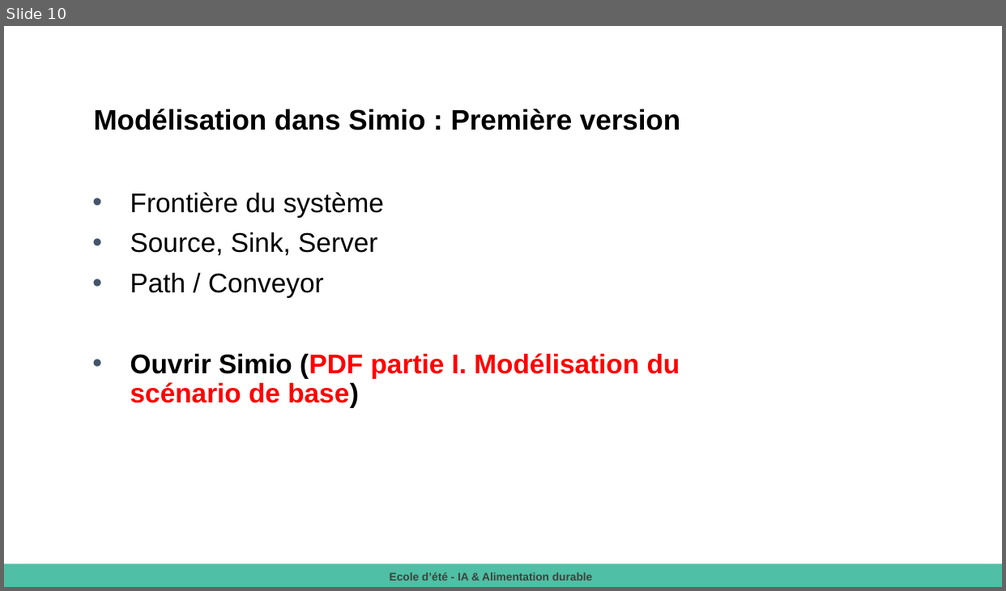
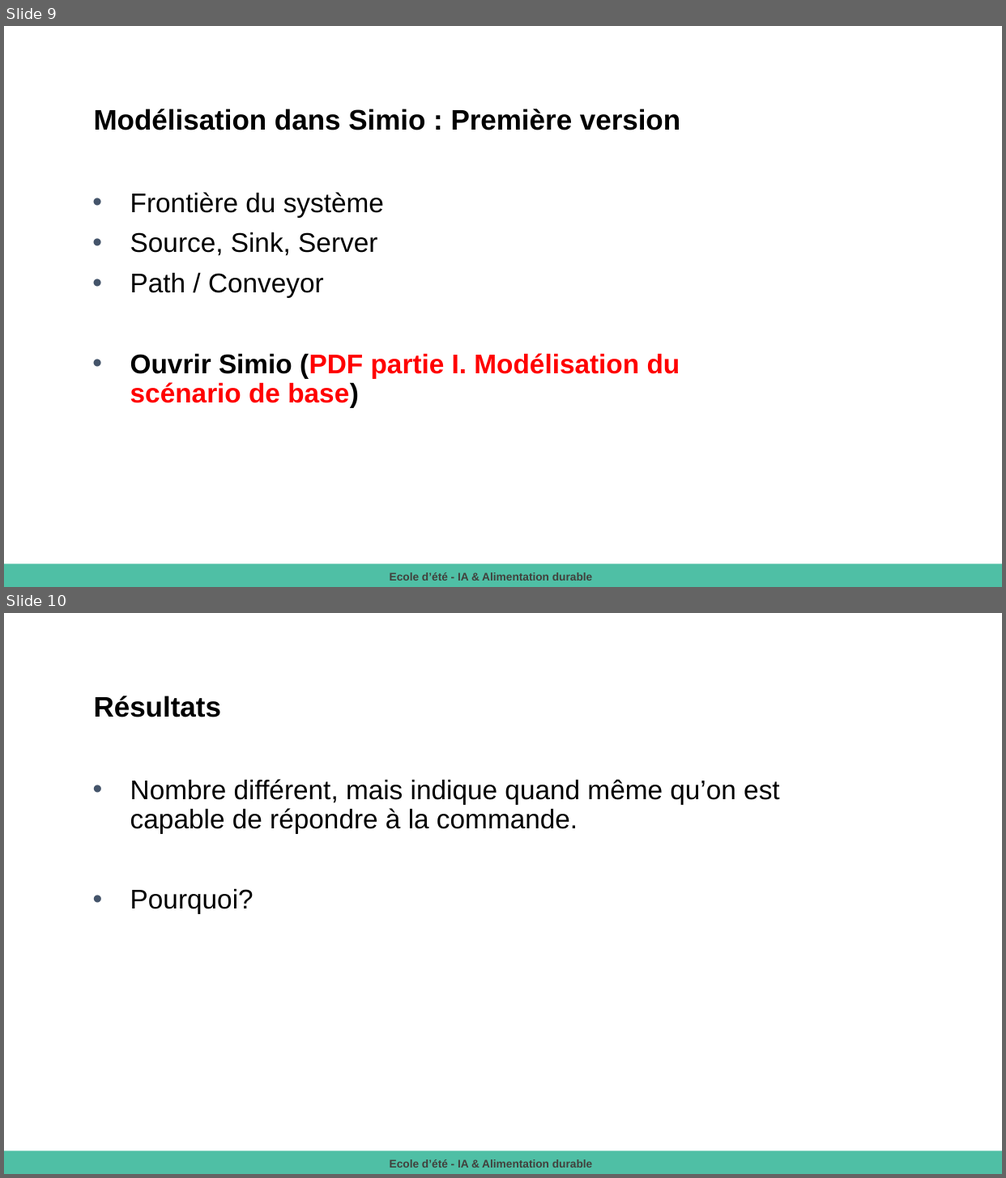
Before and after one commit to Menard980/2025-08-26-_La-_simulation_pour_pallier_le_manque_de_donnees-Ecole_ete_IA_et_Alimentation_durable, a slide deck: 2025 Présentation Atelier simulation.pptx. Shown one above the other, each under a label of ours: slide 10 before the commit, slides 9 and 10 after it. The pictures are 1006x591 and 1006x1178 pixels, drawn with LibreOffice and Linux fonts; fonts in the diff are those of the drawing. Boxes give left, top, right and bottom in pixels: in the first picture for what was removed or moved away, otherwise in the second. Text is boxed around its words. In the diff, an @@ line names an element or a change of style, - is before the commit and + after.

```diff
--- a/2025 Présentation Atelier simulation.pptx
+++ b/2025 Présentation Atelier simulation.pptx
@@ slide 10 added at (4, 613, 1002, 1174), background #FFFFFF @@
@@ text added at (94, 696, 221, 717), 27.3 pt, text #000000, bold @@
+Résultats
@@ text added at (130, 779, 779, 914), 26 pt, text #000000 @@
+• Nombre différent, mais indique quand même qu’on est capable de répondre à la commande.
+• Pourquoi?
@@ rectangle added at (4, 1152, 1002, 1174), fill #4FBFA5 @@
@@ text added at (390, 1160, 592, 1168), 10.7 pt, text #41403C, bold @@
+Ecole d’été - IA & Alimentation durable
@@ what was slide 10 is now slide 9 @@
```
Also in this commit, not shown: 8 slides changed, 1 other slide added, 2 slides removed.
